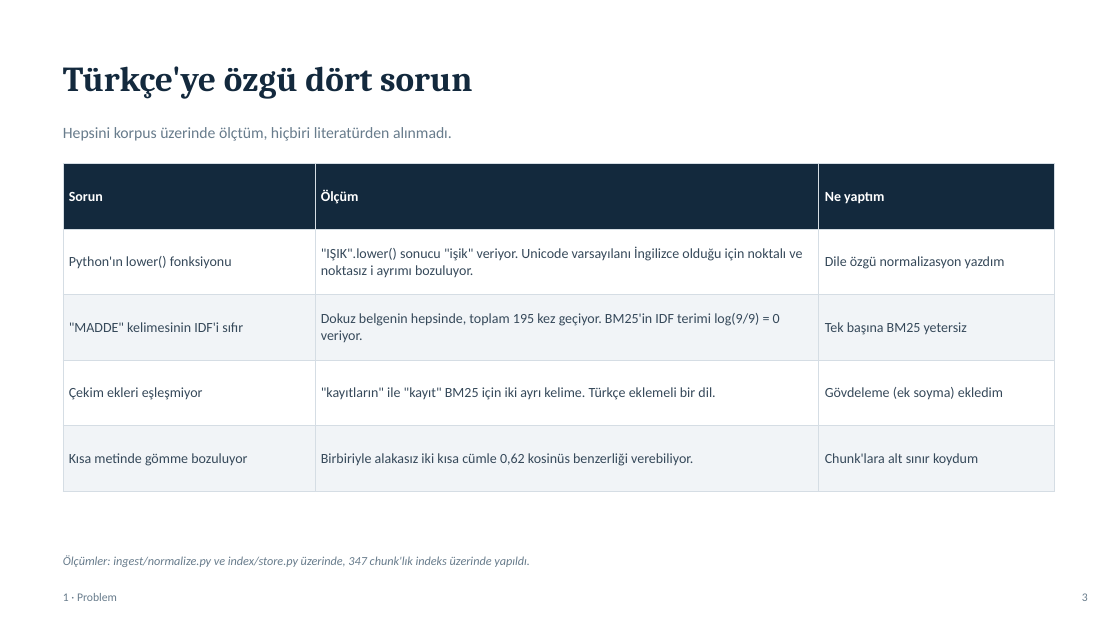
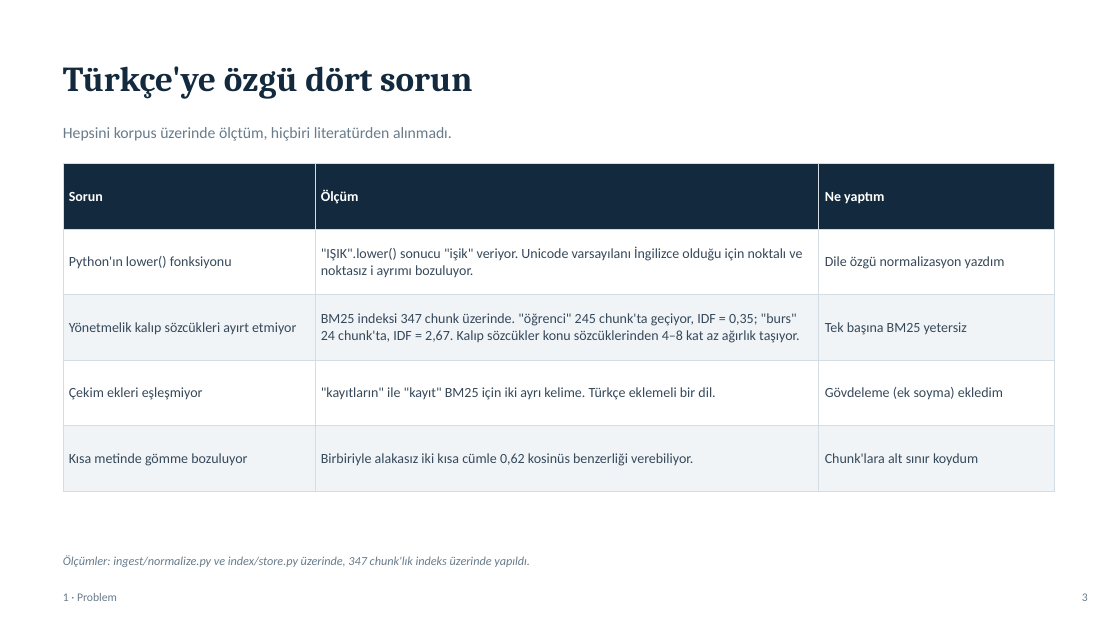
Before and after one commit to Furkanahii/foundry-rag-lab, a slide deck: slide 4 of Foundry-RAG-Lab-Sunum.pptx. Drawn at 1120x630 pixels with LibreOffice and Linux fonts; fonts in the diff are those of the drawing. Boxes give left, top, right and bottom in pixels: in the first picture for what was removed or moved away, otherwise in the second. Text is boxed around its words. In the diff, an @@ line names an element or a change of style, - is before the commit and + after.

Commit message:
fix: sunum öncesi doğrulamada çıkan üç hata
1) IDF iddiası yanlıştı. README ve dokümanlar "MADDE 9 dokümanın hepsinde,
   IDF = log(N/df) = 0" diyordu. İki kusur vardı: MADDE dokuz belgenin
   sekizinde geçiyor (dokuzuncusu İngilizce), ve daha önemlisi BM25 indeksi
   belgeler değil chunk'lar üzerinde kurulu. IDF'in N'i 9 değil 347.
   Doğru ölçüm: IDF sıfıra düşmüyor ama kalıp sözcükler konu sözcüklerinin
   dörtte biri kadar ağırlık taşıyor (öğrenci 0.348, burs 2.671 — 7,7 kat).
   Bu, hibrit mimari gerekçesini zayıflatmıyor, sadece doğru ifade ediyor.
   scripts/corpus_stats.py ile tekrarlanabilir hale getirildi.

2) Korpus 214.982 değil 214.961 karakter.

3) "Korpus tek dil" yanlıştı: dokuz belgeden biri (pedagojik formasyon)
   İngilizce. Dil algılama bunu doğru tespit ediyor. İngilizce bir
   değerlendirme seti olmadığı için dil karşılaştırması hâlâ yapılamıyor,
   sınır böyle ifade edildi.

Ayrıca smoke_test.py argparse kazandı — README'nin ilk komutu olmasına rağmen
--help yazan birine yardım yerine gigabaytlarca model indiriyordu.

Sunum: e-posta eklendi, üç düzeltme işlendi, 20 slayt.

```diff
--- a/Foundry-RAG-Lab-Sunum.pptx
+++ b/Foundry-RAG-Lab-Sunum.pptx
@@ table at (63,164,1054,470) @@
@@ row 3, column 1: ""MADDE" kelimesinin IDF'i sıfır" to "Yönetmelik kalıp sözcükleri ayırt etmiyor" @@
@@ row 3, column 2: "Dokuz belgenin hepsinde, toplam 195 kez geçiyor. BM25'in IDF terimi log(9/9) = 0 veriyor." to "BM25 indeksi 347 chunk üzerinde. "öğrenci" 245 chunk'ta geçiyor, IDF = 0,35; "burs" 24 chunk'ta, IDF = 2,67. Kalıp sözcükler konu sözcüklerinden 4–8 kat az ağırlık taşıyor." @@
```
Also in this commit, not shown: 4 other slides changed, 6 other files.
